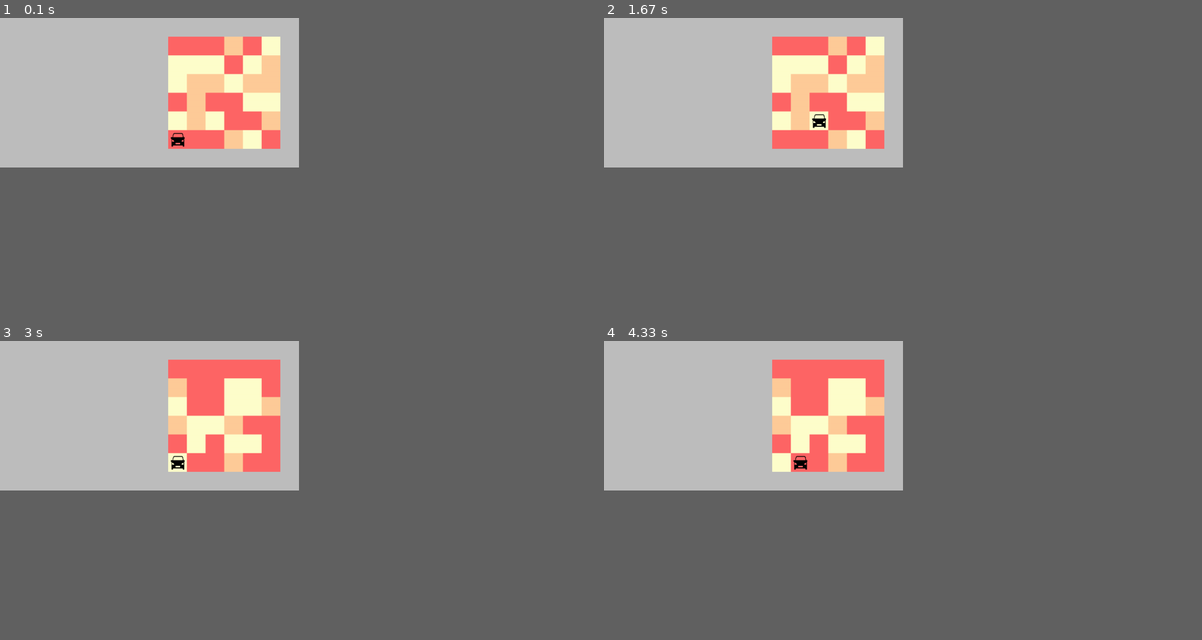
Above: before the commit, frames 1-4 (two rows, left to right).
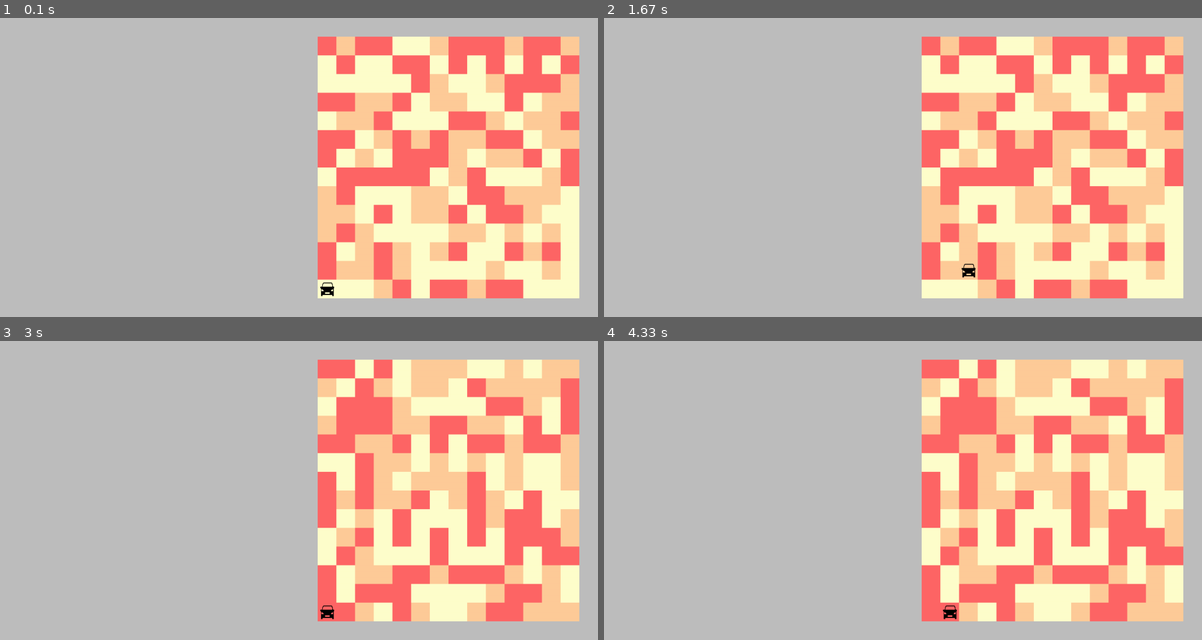
Above: after the commit, the same moments.

Repository: paulsilvap/car_pygame_env
Game: pygame game, started from pygame_env.py
Two runs of this game, one before a commit and one after it. Both use one fixed random seed, a clock stepped at 60 frames per second and the inputs below.
Inputs:
- Up to frame 1 (0.1 s): no input
- Up to frame 2 (1.67 s): hold Right 0.33-0.8 s; hold Up 0.83-1.13 s; hold Right 1.17-1.63 s
- Up to frame 3 (3 s): hold Left 1.67-2.2 s; hold Down 2.23-2.53 s; hold Left 2.57-2.97 s
- Up to frame 4 (4.33 s): hold Up 3-3.37 s; hold Right 3.4-4.03 s; hold Down from 4.07 s (still down)
In our replay, the window is 450x225 before the commit and 900x450 after it. These sizes can differ from the game's own. Grey fills any space a smaller window leaves; there, only what the larger window draws over its background counts as a difference.

The runs differ from the first frame. In frame 1, 45% of the frame differs, in the area x 28-97%, y 6-94%; in frame 2, 45%; in frame 3, 45%; in frame 4, 45%.

Commit message:
fix a dimension misrepresentation

Diff:
--- a/pygame_env.py
+++ b/pygame_env.py
@@ -2,8 +2,8 @@
 from sys import exit
 import random
 
-WINDOW_HEIGHT = int(400 * 1)
-WINDOW_WIDTH = int(800 * 1)
+WINDOW_HEIGHT = int(400 * 2)
+WINDOW_WIDTH = int(WINDOW_HEIGHT * 2)
 GRID_HEIGHT = WINDOW_HEIGHT
 GRID_WIDTH = int(WINDOW_WIDTH / 2)
 BLOCK_SIZE = int(50 * 1)
@@ -37,7 +37,6 @@
 subsurface1.fill('Gray')
 subsurface2.fill('Gray')
 drawGrid(subsurface2, BLOCK_SIZE)
-# pygame.draw.rect(subsurface2, 'white', car_rect)
 
 while True:
     for event in pygame.event.get():
@@ -65,7 +64,7 @@
         pygame.draw.rect(screen, 'Black', rect, 1)
 
     screen.blit(subsurface1, (0,0))
-    screen.blit(subsurface2, (400,0))
+    screen.blit(subsurface2, (GRID_WIDTH,0))
 
     screen.blit(car_surface,car_rect)
 
